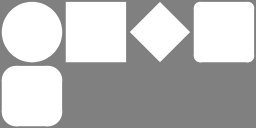
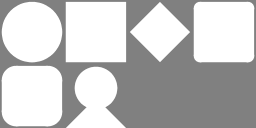
Layer changes from the first 256 × 128 image to the second:
added layer "Face" above "CurvedSquareSofter" over [66, 66, 126, 128]
